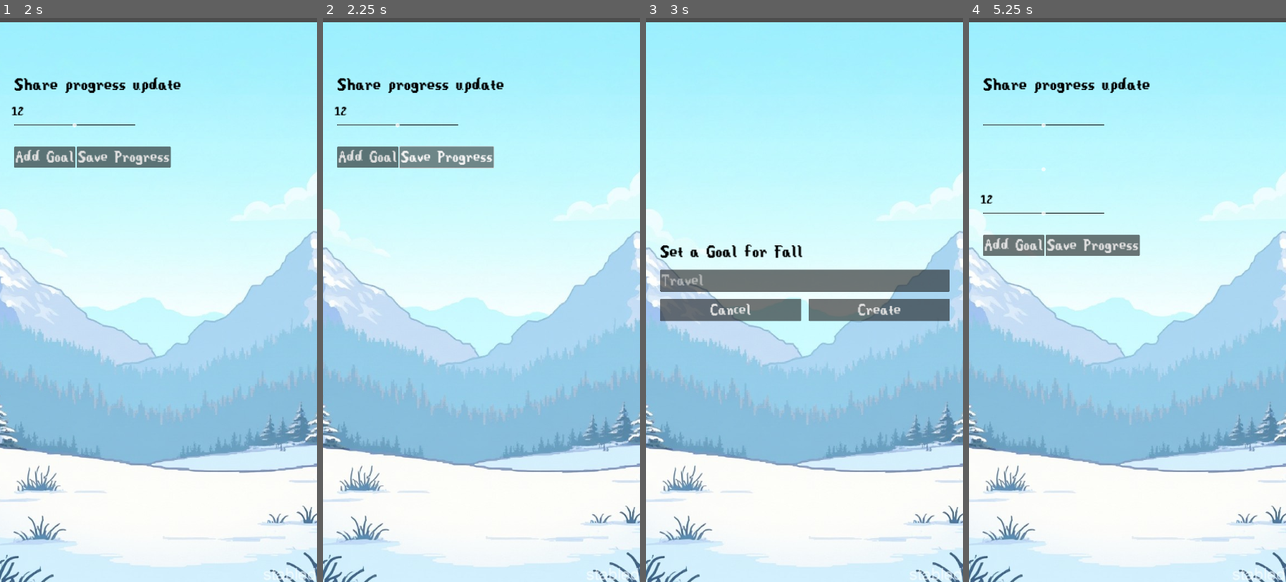
Above: before the commit, frames 1-4 (left to right).
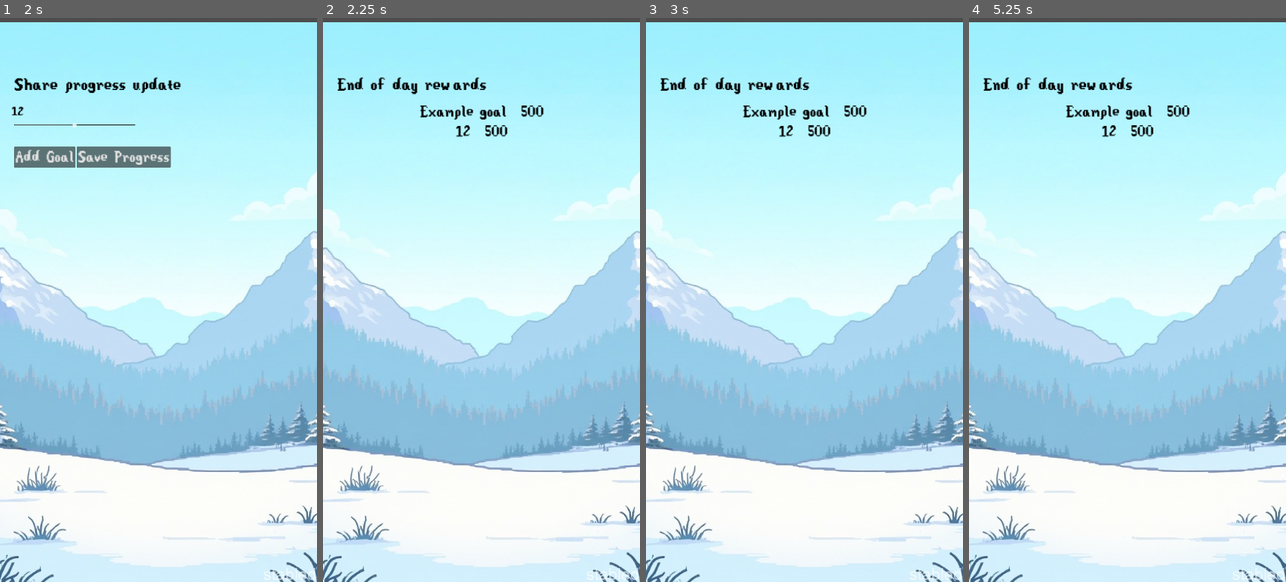
Above: after the commit, the same moments.

Repository: codyromano/stardew
Game: Godot game, scene res://scenes/ResolutionCreation.tscn
Same seed, same stepped clock (60 frames per second), same inputs: the game is played once before the commit and once after it.
Inputs (mouse positions are in pixels of both pictures, inside the frame that each line leads up to):
- Up to frame 1 (2 s): click (158, 283) at 0.52 s; type "12" at 0.6 s; click "Create" at 1.25 s
- Up to frame 2 (2.25 s): click "Save Progress" at 2 s
- Up to frame 3 (3 s): click (690, 159) at 2.75 s, where only the run before the commit has a clickable "Add Goal"
- Up to frame 4 (5.25 s): click (1203, 311) at 3.5 s, where only the run before the commit has a clickable "Create"; click (1013, 198) at 4.25 s, where only the run before the commit has a clickable "Add Goal"; click (1203, 311) at 5 s, where only the run before the commit has a clickable "Create"

Frame 1 is identical in both runs. In frame 2, 3.2% of the frame differs, in the area x 3-70%, y 10-27%; in frame 3, 8.7%, in the area x 4-96%, y 10-54%; in frame 4, 3.2%.

Commit message:
Goals progress report screen

Diff:
--- /dev/null
+++ b/scenes/EndOfDayRewards.tscn
@@ -0,0 +1,49 @@
+[gd_scene load_steps=7 format=3 uid="uid://damjiako1mjad"]
+
+[ext_resource type="Script" path="res://scripts/EndOfDayRewards.gd" id="1_4yo7t"]
+[ext_resource type="Theme" uid="uid://djgs4bheeqxx0" path="res://themes/DefaultTheme.tres" id="2_cry62"]
+[ext_resource type="FontFile" uid="uid://l112wvmrrq0" path="res://assets/fonts/Stardew_Valley.ttf" id="3_koo61"]
+[ext_resource type="PackedScene" uid="uid://cf60158f3xq0g" path="res://scenes/RewardContainer.tscn" id="4_on52p"]
+[ext_resource type="Texture2D" uid="uid://bx6042h3dqq7f" path="res://assets/images/winter.jpg" id="6_ppkmv"]
+
+[sub_resource type="LabelSettings" id="LabelSettings_6ehhk"]
+font = ExtResource("3_koo61")
+font_size = 67
+font_color = Color(0, 0, 0, 1)
+
+[node name="EndOfDayRewards_tscn" type="Node2D"]
+script = ExtResource("1_4yo7t")
+
+[node name="Control" type="Control" parent="."]
+layout_mode = 3
+anchors_preset = 15
+anchor_right = 1.0
+anchor_bottom = 1.0
+grow_horizontal = 2
+grow_vertical = 2
+theme = ExtResource("2_cry62")
+
+[node name="VBoxContainer" type="VBoxContainer" parent="Control"]
+layout_mode = 0
+offset_left = 48.0
+offset_top = 195.0
+offset_right = 1035.0
+offset_bottom = 1601.0
+theme_override_constants/separation = 25
+
+[node name="Label" type="Label" parent="Control/VBoxContainer" groups=["Persist"]]
+layout_mode = 2
+text = "End of day rewards"
+label_settings = SubResource("LabelSettings_6ehhk")
+
+[node name="AllRewardsContainer" type="VBoxContainer" parent="Control/VBoxContainer"]
+layout_mode = 2
+
+[node name="RewardContainer" parent="Control/VBoxContainer/AllRewardsContainer" instance=ExtResource("4_on52p")]
+layout_mode = 2
+
+[node name="SeasonableBG" type="Sprite2D" parent="."]
+z_index = -1
+position = Vector2(546, 976)
+scale = Vector2(1.875, 1.875)
+texture = ExtResource("6_ppkmv")
--- a/scenes/ProgressReport.tscn
+++ b/scenes/ProgressReport.tscn
@@ -1,10 +1,11 @@
-[gd_scene load_steps=8 format=3 uid="uid://lg0n88rowfg6"]
+[gd_scene load_steps=9 format=3 uid="uid://lg0n88rowfg6"]
 
 [ext_resource type="Script" path="res://scripts/ProgressReport.gd" id="1_83ihh"]
 [ext_resource type="Theme" uid="uid://djgs4bheeqxx0" path="res://themes/DefaultTheme.tres" id="2_lf6ie"]
 [ext_resource type="FontFile" uid="uid://l112wvmrrq0" path="res://assets/fonts/Stardew_Valley.ttf" id="3_svvu0"]
 [ext_resource type="PackedScene" uid="uid://dcklort5ddv3i" path="res://scenes/category_progress_row.tscn" id="4_l8xol"]
 [ext_resource type="Script" path="res://scripts/AddGoalButton.gd" id="5_utwj2"]
+[ext_resource type="Script" path="res://scripts/SaveProgressButton.gd" id="6_50mgs"]
 [ext_resource type="Texture2D" uid="uid://bx6042h3dqq7f" path="res://assets/images/winter.jpg" id="6_c8mkd"]
 
 [sub_resource type="LabelSettings" id="LabelSettings_ek5di"]
@@ -68,6 +69,7 @@
 theme_override_fonts/font = ExtResource("3_svvu0")
 theme_override_font_sizes/font_size = 60
 text = "Save Progress"
+script = ExtResource("6_50mgs")
 
 [node name="SeasonableBG" type="Sprite2D" parent="."]
 z_index = -1
@@ -76,3 +78,5 @@
 texture = ExtResource("6_c8mkd")
 
 [connection signal="pressed" from="Control/VBoxContainer/CategoryProgressRowsContainer/HBoxContainer/AddGoalButton" to="." method="_on_add_goal_button_pressed"]
+[connection signal="pressed" from="Control/VBoxContainer/CategoryProgressRowsContainer/HBoxContainer/SaveProgressButton" to="." method="_on_save_progress_button_pressed"]
+[connection signal="pressed" from="Control/VBoxContainer/CategoryProgressRowsContainer/HBoxContainer/SaveProgressButton" to="Control/VBoxContainer/CategoryProgressRowsContainer/HBoxContainer/SaveProgressButton" method="_on_pressed"]
--- /dev/null
+++ b/scenes/RewardContainer.tscn
@@ -0,0 +1,29 @@
+[gd_scene load_steps=4 format=3 uid="uid://cf60158f3xq0g"]
+
+[ext_resource type="Script" path="res://scripts/RewardContainer.gd" id="1_ehrip"]
+[ext_resource type="Theme" uid="uid://djgs4bheeqxx0" path="res://themes/DefaultTheme.tres" id="1_m0cj1"]
+[ext_resource type="FontFile" uid="uid://l112wvmrrq0" path="res://assets/fonts/Stardew_Valley.ttf" id="2_307hc"]
+
+[node name="RewardContainer" type="HBoxContainer"]
+size_flags_horizontal = 4
+size_flags_vertical = 0
+size_flags_stretch_ratio = 8.18
+theme_override_constants/separation = 50
+alignment = 1
+script = ExtResource("1_ehrip")
+
+[node name="GoalNameLabel" type="Label" parent="."]
+layout_mode = 2
+theme = ExtResource("1_m0cj1")
+theme_override_colors/font_color = Color(0, 0, 0, 1)
+theme_override_fonts/font = ExtResource("2_307hc")
+theme_override_font_sizes/font_size = 60
+text = "Example goal"
+
+[node name="RewardAmountLabel" type="Label" parent="."]
+layout_mode = 2
+theme = ExtResource("1_m0cj1")
+theme_override_colors/font_color = Color(0, 0, 0, 1)
+theme_override_fonts/font = ExtResource("2_307hc")
+theme_override_font_sizes/font_size = 60
+text = "500"
--- a/scenes/category_progress_row.tscn
+++ b/scenes/category_progress_row.tscn
@@ -6,7 +6,7 @@
 
 [sub_resource type="StyleBoxLine" id="StyleBoxLine_1grn7"]
 
-[node name="CategoryProgressRow" type="HBoxContainer"]
+[node name="CategoryProgressRow" type="HBoxContainer" groups=["ProgressReportGoals"]]
 custom_minimum_size = Vector2(0, 100)
 script = ExtResource("1_h8ibl")
 
--- /dev/null
+++ b/scripts/EndOfDayRewards.gd
@@ -0,0 +1,21 @@
+extends Node2D
+
+var reward_scene = preload("res://scenes/RewardContainer.tscn")
+
+# Called when the node enters the scene tree for the first time.
+func _ready():
+	var vbox = get_node("Control/VBoxContainer/AllRewardsContainer")
+	var goals = GameStateManager.get_goals()
+	for goal in goals:
+		var update = GameStateManager.get_latest_progress_update(goal)
+
+		if update:
+			var scene = reward_scene.instantiate()
+			scene.set_goal_label(goal)
+			vbox.add_child(scene)
+		else:
+			print("No progress made for goal " + goal)
+
+# Called every frame. 'delta' is the elapsed time since the previous frame.
+func _process(delta):
+	pass
--- a/scripts/GameStateManager.gd
+++ b/scripts/GameStateManager.gd
@@ -16,6 +16,24 @@
 	self._state['goals'].append(name)
 	self.save()
 
+func get_goals():
+	return self._state['goals']
+
+func get_latest_progress_update(goal_name):
+	var updates = self._state['progress_updates']
+	for i in range(updates.size() - 1, -1, -1):
+		var progress_update = updates[i]
+		if progress_update.goal_name == goal_name:
+			return progress_update
+
+func add_progress(goal_name, score):
+	self._state['progress_updates'].append({
+		"time": Time.get_unix_time_from_system(),
+		"goal_name": goal_name,
+		"score": score,
+	});
+	self.save()
+
 func set_state(key, value):
 	self._state[key] = value
 	self.save()
@@ -23,6 +41,7 @@
 func _get_default_state():
 	return {
 		"goals": [],
+		"progress_updates": [],
 		"season": SeasonManager.get_season_label()
 	}
 
--- /dev/null
+++ b/scripts/RewardContainer.gd
@@ -0,0 +1,14 @@
+extends HBoxContainer
+
+
+# Called when the node enters the scene tree for the first time.
+func _ready():
+	pass # Replace with function body.
+
+
+# Called every frame. 'delta' is the elapsed time since the previous frame.
+func _process(delta):
+	pass
+
+func set_goal_label(goal_name):
+	self.get_node("GoalNameLabel").text = goal_name
--- /dev/null
+++ b/scripts/SaveProgressButton.gd
@@ -0,0 +1,31 @@
+extends Button
+
+
+# Called when the node enters the scene tree for the first time.
+func _ready():
+	pass # Replace with function body.
+
+
+# Called every frame. 'delta' is the elapsed time since the previous frame.
+func _process(delta):
+	pass
+
+func _on_pressed():
+	var goal_nodes = get_tree().get_nodes_in_group("ProgressReportGoals")
+
+	for node in goal_nodes:
+		var label = node.get_node("Control/Label")
+		var slider = node.get_node("Control/HSlider")
+
+
+		# TODO: Why is this being instantiated with the default text?
+		if label.text == "Example category":
+			continue
+
+		GameStateManager.add_progress(
+			label.text,
+			slider.value
+		);
+
+		# print(GameStateManager.get_latest_progress_update(label.text))
+	get_tree().change_scene_to_file("res://scenes/EndOfDayRewards.tscn")
